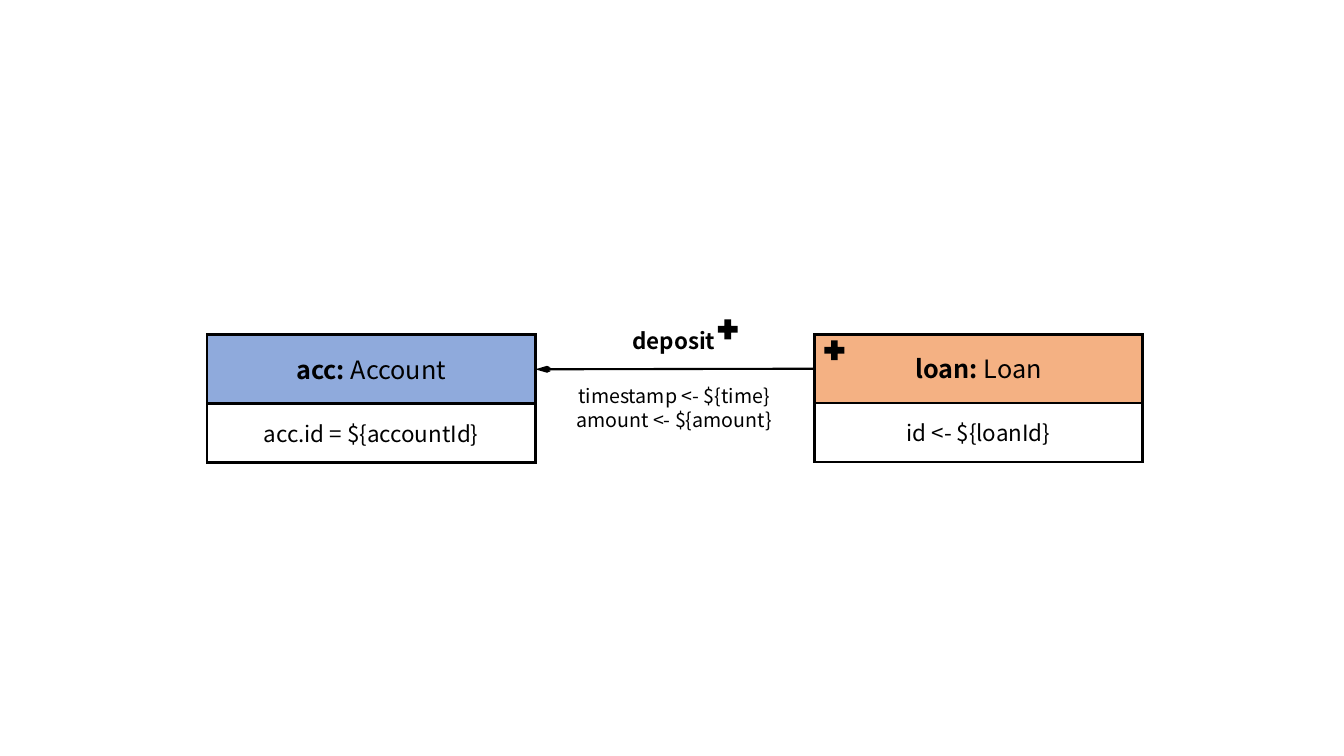
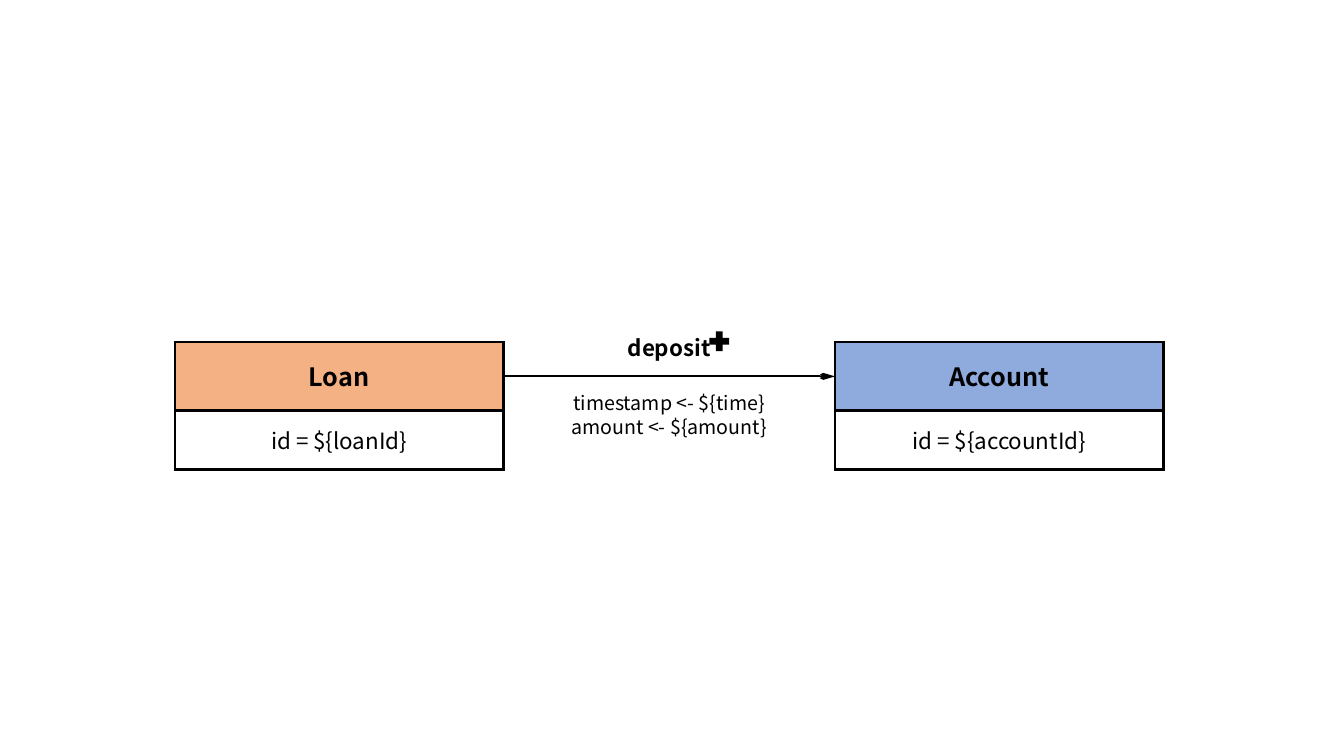
Before and after one commit to ldbc/ldbc_finbench_docs, a slide deck: slide 15 of patterns/transaction-write.pptx (slide 8 before the commit). Drawn at 1344x756 pixels with LibreOffice and Linux fonts; fonts in the diff are those of the drawing. Boxes give left, top, right and bottom in pixels: in the first picture for what was removed or moved away, otherwise in the second. Text is boxed around its words. In the diff, an @@ line names an element or a change of style, - is before the commit and + after.

```diff
--- a/patterns/transaction-write.pptx
+++ b/patterns/transaction-write.pptx
@@ rectangle "Loan" moved from (x1=815, y1=335, x2=1143, y2=403) to (x1=175, y1=342, x2=504, y2=410) @@
@@ text "deposit" moved from (x1=633, y1=331, x2=716, y2=354) to (x1=628, y1=338, x2=711, y2=361) @@
@@ plus moved from (x1=718, y1=320, x2=738, y2=340) to (x1=710, y1=332, x2=730, y2=352) @@
@@ plus removed at (x1=825, y1=341, x2=845, y2=361) @@
@@ rectangle "Account" moved from (x1=207, y1=335, x2=535, y2=403) to (x1=835, y1=342, x2=1164, y2=410) @@
@@ text in rectangle at (x1=309, y1=367, x2=370, y2=387): text changed @@
-loan: Loan
+Loan
@@ arrow moved from (535, 369) - (815, 369) to (835, 376) - (503, 376) @@
@@ text "timestamp <- ${time}" moved from (x1=576, y1=386, x2=772, y2=431) to (x1=571, y1=393, x2=767, y2=438) @@
@@ text in rectangle at (x1=949, y1=367, x2=1049, y2=387): text changed; bold on @@
-acc: Account
+Account
@@ rectangle "id = ${loanId}" moved from (x1=815, y1=403, x2=1143, y2=463) to (x1=175, y1=411, x2=504, y2=471) @@
@@ rectangle "id = ${accountId}" moved from (x1=207, y1=403, x2=535, y2=463) to (x1=835, y1=411, x2=1164, y2=471) @@
@@ text in rectangle at (x1=271, y1=430, x2=407, y2=453): text changed @@
-id <- ${loanId}
+id = ${loanId}
@@ text in rectangle at (x1=912, y1=430, x2=1086, y2=453): text changed @@
-acc.id = ${accountId}
+id = ${accountId}
```
Also in this commit, not shown: 11 other slides changed, 5 slides added, 1 slide removed, 17 other files.
